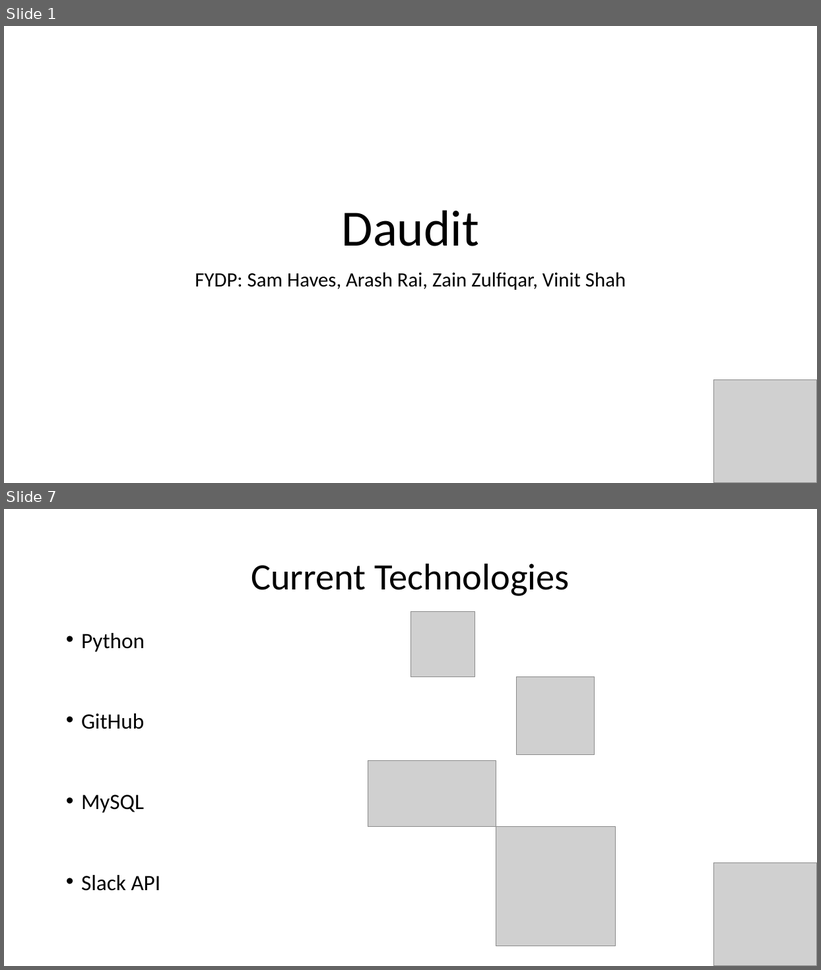
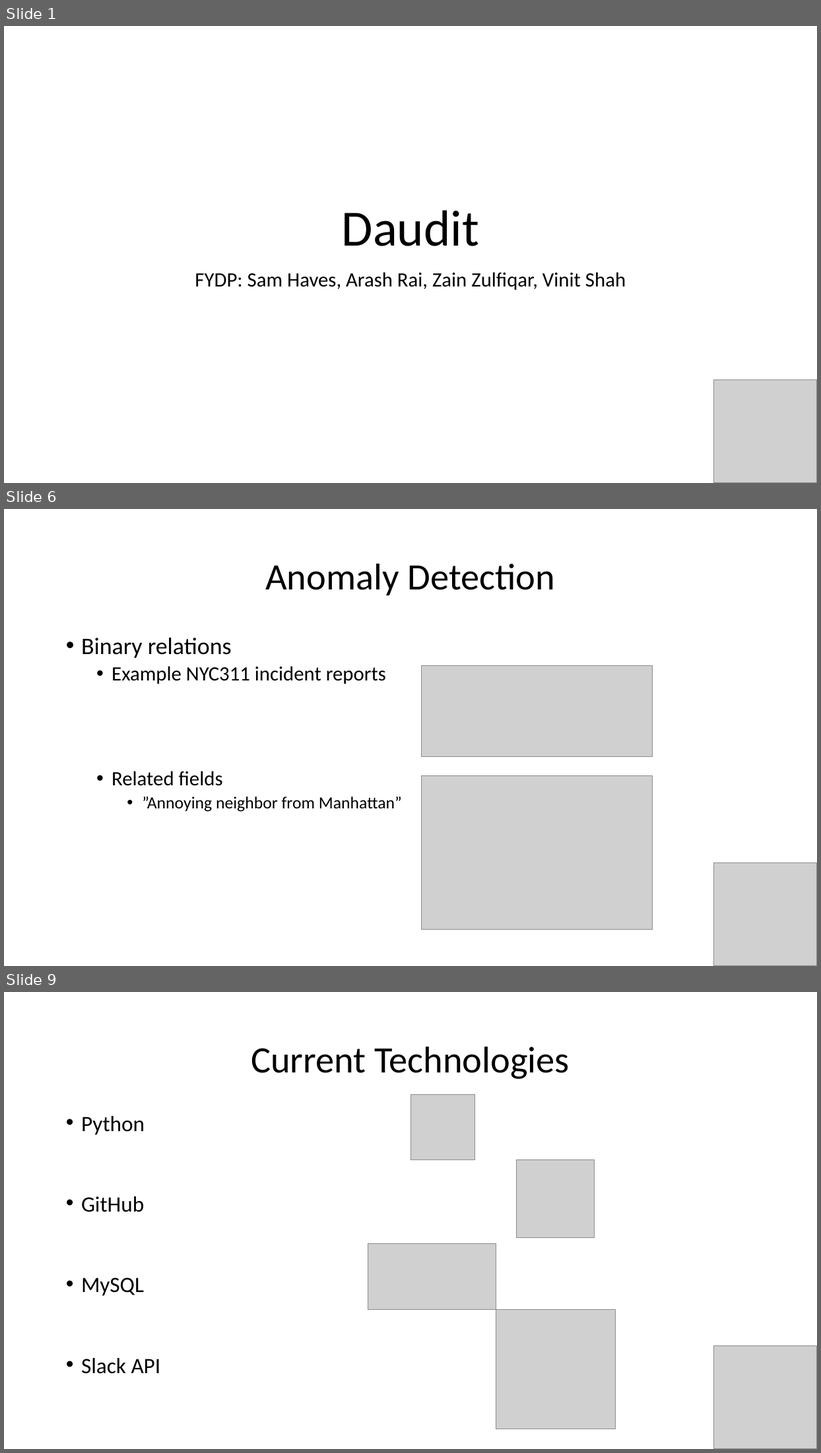
Before and after one commit to havess/daudit, a slide deck: midterm_presentation.pptx. Shown one above the other, each under a label of ours: slides 1 and 7 before the commit, slides 1, 6 and 9 after it; the slides between them are not shown. The pictures are 821x970 and 821x1453 pixels, drawn with LibreOffice and Linux fonts; fonts in the diff are those of the drawing; grey boxes stand for pictures. Boxes give left, top, right and bottom in pixels: in the first picture for what was removed or moved away, otherwise in the second. Text is boxed around its words. In the diff, an @@ line names an element or a change of style, - is before the commit and + after.

```diff
--- a/midterm_presentation.pptx
+++ b/midterm_presentation.pptx
@@ slide 6 added at (x1=4, y1=509, x2=817, y2=966), background #FFFFFF @@
@@ title added at (x1=265, y1=563, x2=555, y2=595), 44 pt, text #000000 @@
+Anomaly Detection
@@ text added at (x1=81, y1=638, x2=402, y2=812), 24 pt, text #000000 @@
+• Binary relations
+  • Example NYC311 incident reports
+  • Related fields
+    • ”Annoying neighbor from Manhattan”
@@ picture added at (x1=422, y1=666, x2=653, y2=757) @@
@@ picture added at (x1=422, y1=776, x2=653, y2=931) @@
@@ picture added at (x1=714, y1=863, x2=817, y2=966) @@
@@ what was slide 7 is now slide 9 @@
```
Also in this commit, not shown: 6 other slides added, 11 slides removed, 6 other files.
